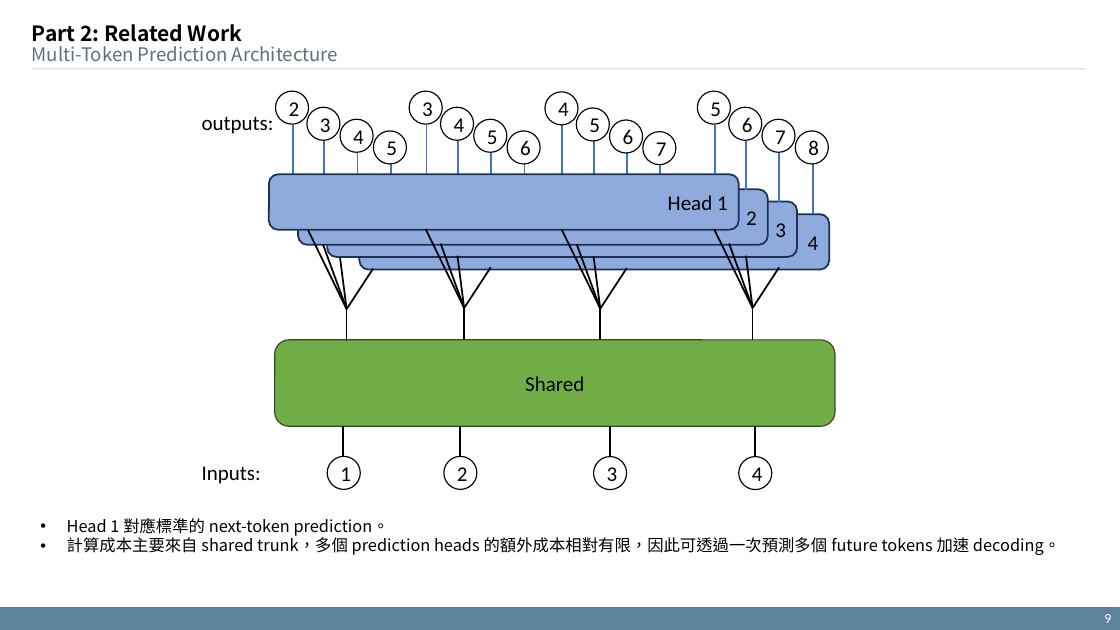
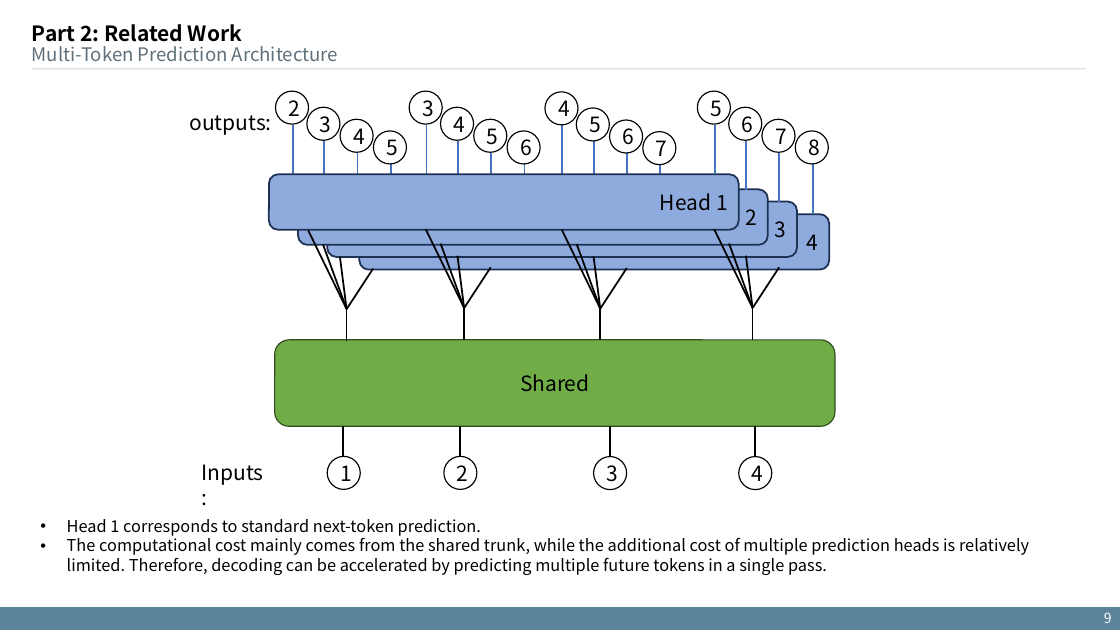
Before and after one commit to xdfg12456/llama-mtp, a slide deck: slide 9 of doc/mtp_with_consistency_method.pptx. Drawn at 1120x630 pixels with LibreOffice and Linux fonts; fonts in the diff are those of the drawing. Boxes give left, top, right and bottom in pixels: in the first picture for what was removed or moved away, otherwise in the second. Text is boxed around its words. In the diff, an @@ line names an element or a change of style, - is before the commit and + after.

```diff
--- a/doc/mtp_with_consistency_method.pptx
+++ b/doc/mtp_with_consistency_method.pptx
@@ font Calibri to Noto Sans CJK SC in 28 elements at <box>1104,612,1112,623</box>, <box>275,340,835,427</box>, <box>507,131,540,164</box>, <box>474,119,507,152</box>, <box>440,108,473,140</box>, <box>409,91,442,124</box>, <box>643,132,676,165</box>, <box>610,120,643,153</box>, <box>576,108,609,141</box>, <box>545,92,578,124</box>, <box>374,131,407,164</box>, <box>340,119,373,152</box>, <box>307,108,339,140</box>, <box>276,91,308,124</box>, <box>360,214,829,270</box>, <box>328,202,797,257</box>, <box>298,189,768,245</box>, <box>269,174,739,229</box>, <box>796,131,828,164</box>, <box>762,119,795,152</box>, <box>729,108,762,140</box>, <box>697,91,730,124</box>, <box>328,456,360,489</box>, <box>444,456,476,489</box>, <box>739,457,771,490</box>, <box>594,457,627,490</box>, <box>202,464,264,485</box>, <box>189,115,271,135</box> @@
@@ text "outputs:": place and size @@
-text "outputs:" at <box>202,116,274,134</box>
+text "outputs:" at <box>189,115,271,135</box>
@@ text at <box>67,519,1029,575</box>: text changed @@
-• Head 1 對應標準的 next-token prediction。
-• 計算成本主要來自 shared trunk，多個 prediction heads 的額外成本相對有限，因此可透過一次預測多個 future tokens 加速 decoding。
+• Head 1 corresponds to standard next-token prediction.
+• The computational cost mainly comes from the shared trunk, while the additional cost of multiple prediction heads is relatively limited. Therefore, decoding can be accelerated by predicting multiple future tokens in a single pass.
```
Also in this commit, not shown: 18 other slides changed, 5 slides added, 1 slide removed, 1 other file.
